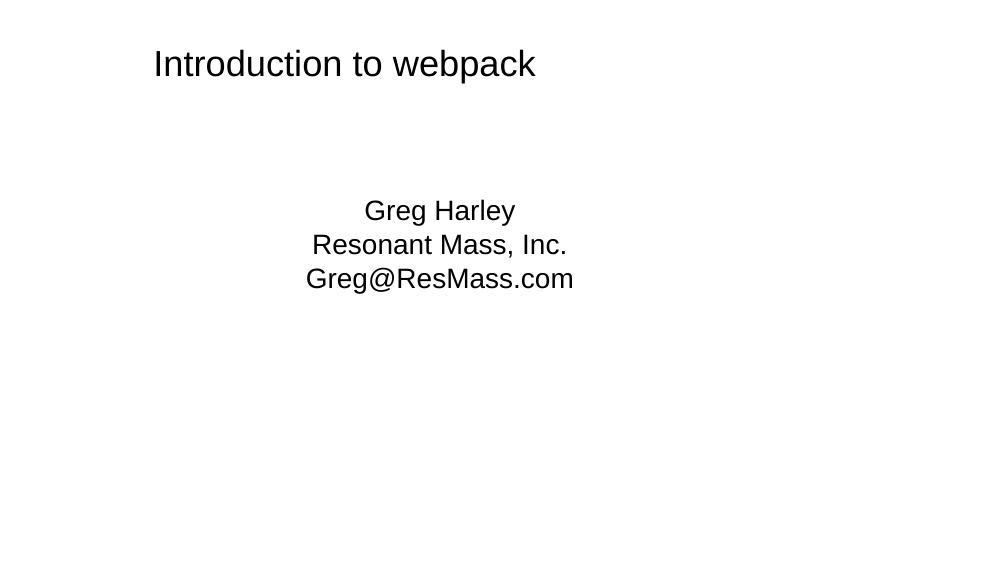
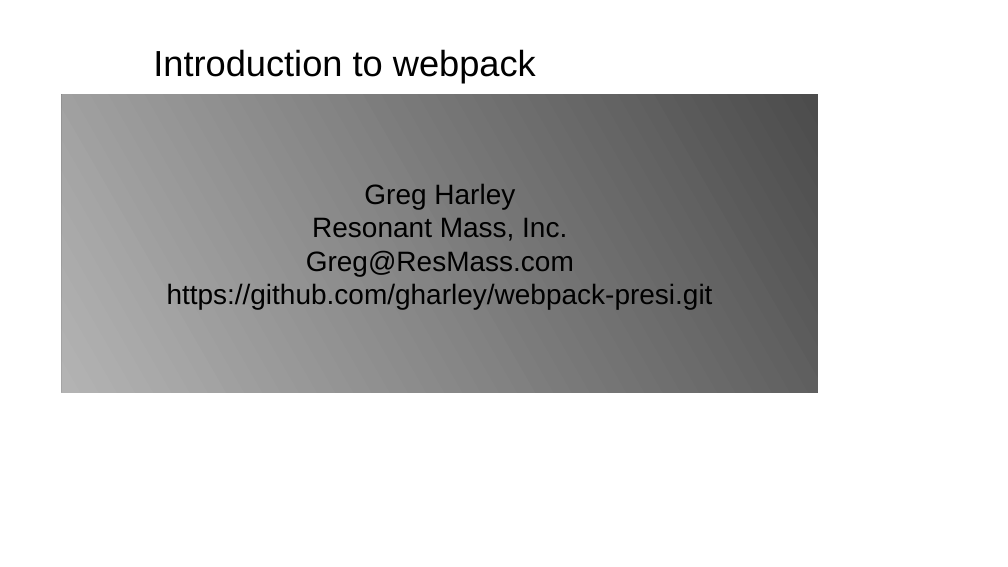
Before and after one commit to gharley/webpack-presi, a slide deck: slide 1 of webpack.odp. Drawn at 1008x567 pixels with LibreOffice and Linux fonts; fonts in the diff are those of the drawing; background and template pictures are left out. Boxes give left, top, right and bottom in pixels: in the first picture for what was removed or moved away, otherwise in the second. Text is boxed around its words. In the diff, an @@ line names an element or a change of style, - is before the commit and + after.

Commit message:
updates presi and added README

```diff
--- a/webpack.odp
+++ b/webpack.odp
@@ subtitle "Greg Harley": place and size @@
-subtitle "Greg Harley" at (306,199,574,293)
+subtitle "Greg Harley" at (62,94,818,392)
@@ subtitle "Greg Harley" at (62,94,818,392): fill none to gradient #4C4C4C to #B3B3B3 @@
@@ subtitle at (167,283,713,310): paragraph added @@
+https://github.com/gharley/webpack-presi.git
```
Also in this commit, not shown: 2 other files.
